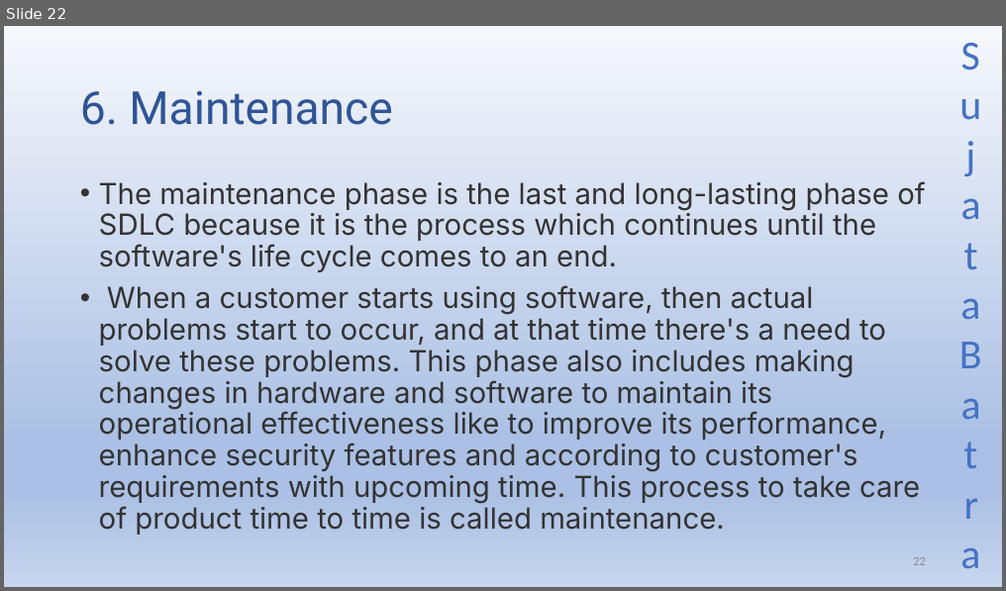
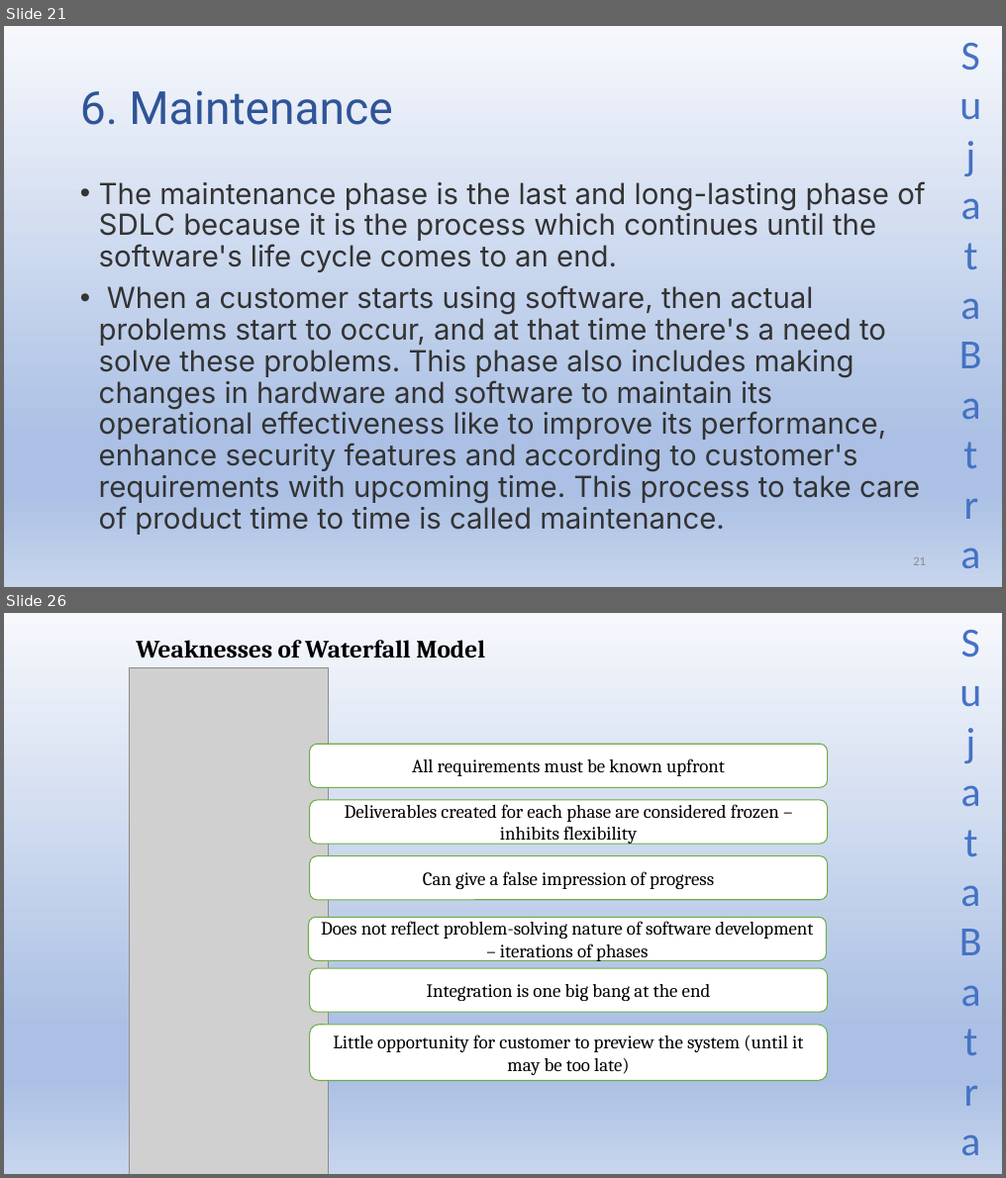
Before and after one commit to Sujatabatra/SapientNov2021QABatch, a slide deck: QA/QA Study Material.pptx. Shown one above the other, each under a label of ours: slide 22 before the commit, slides 21 and 26 after it; the slides between them are not shown. The pictures are 1006x591 and 1006x1178 pixels, drawn with LibreOffice and Linux fonts; fonts in the diff are those of the drawing; grey boxes stand for pictures. Boxes give left, top, right and bottom in pixels: in the first picture for what was removed or moved away, otherwise in the second. Text is boxed around its words. In the diff, an @@ line names an element or a change of style, - is before the commit and + after.

```diff
--- a/QA/QA Study Material.pptx
+++ b/QA/QA Study Material.pptx
@@ slide 26 added at <box>4,613,1002,1174</box>, background gradient #F6F8FC to #ABC0E4 to #C7D5ED; not listed: 1 template element that a slide beside it also shows @@
@@ text added at <box>136,640,485,659</box>, 24 pt, text #000000, bold @@
+Weaknesses of Waterfall Model
@@ picture added at <box>129,667,329,1174</box> @@
@@ rounded rectangle added at <box>310,744,828,787</box>, fill #FFFFFF, outline #70AD47 1 pt, 18 pt, text #000000 @@
+All requirements must be known upfront
@@ rounded rectangle added at <box>310,800,828,844</box>, fill #FFFFFF, outline #70AD47 1 pt, 18 pt, text #000000 @@
+Deliverables created for each phase are considered frozen – inhibits flexibility
@@ rounded rectangle added at <box>310,857,828,900</box>, fill #FFFFFF, outline #70AD47 1 pt, 18 pt, text #000000 @@
+Can give a false impression of progress
@@ rounded rectangle added at <box>309,917,827,960</box>, fill #FFFFFF, outline #70AD47 1 pt, 18 pt, text #000000 @@
+Does not reflect problem-solving nature of software development – iterations of phases
@@ rounded rectangle added at <box>310,968,828,1012</box>, fill #FFFFFF, outline #70AD47 1 pt, 18 pt, text #000000 @@
+Integration is one big bang at the end
@@ rounded rectangle added at <box>310,1025,828,1081</box>, fill #FFFFFF, outline #70AD47 1 pt, 18 pt, text #000000 @@
+Little opportunity for customer to preview the system (until it may be too late)
@@ what was slide 22 is now slide 21 @@
```
Also in this commit, not shown: 13 other slides added, 1 slide removed.
